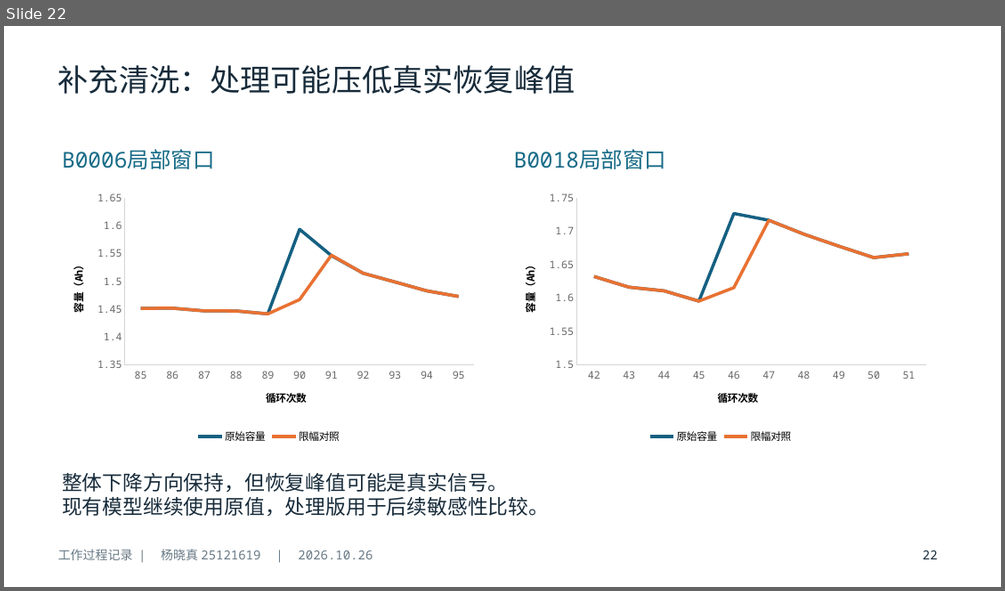
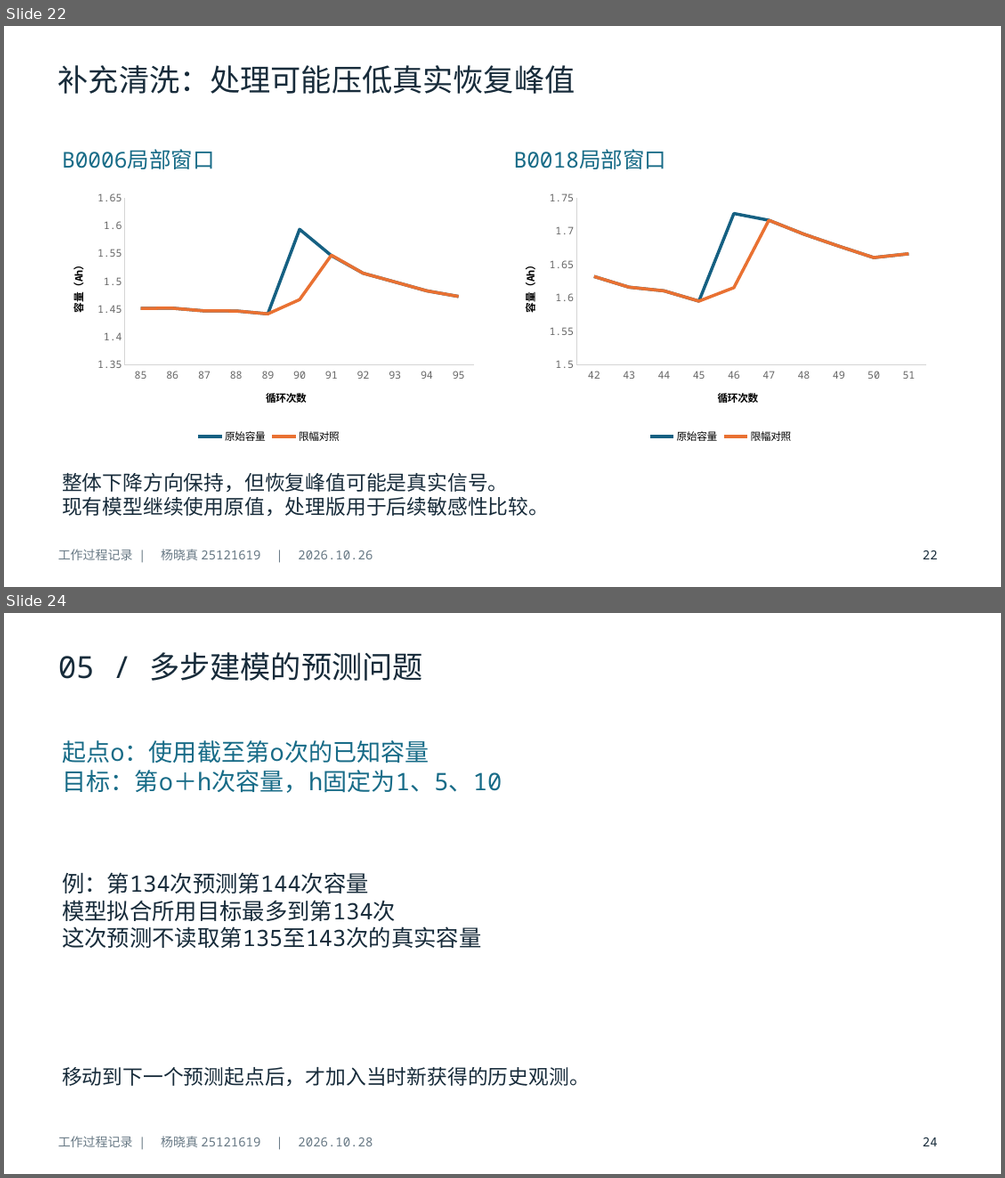
Before and after one commit to yxz666-Y/python-midterm-pre, a slide deck: deliverables/题目三_工作过程.pptx. Shown one above the other, each under a label of ours: slide 22 before the commit, slides 22 and 24 after it; the slides between them are not shown. The pictures are 1005x591 and 1005x1178 pixels, drawn with LibreOffice and Linux fonts; fonts in the diff are those of the drawing. Boxes give left, top, right and bottom in pixels: in the first picture for what was removed or moved away, otherwise in the second. Text is boxed around its words. In the diff, an @@ line names an element or a change of style, - is before the commit and + after.

Commit message:
docs: 过程PPT补充组员评估与多步建模至27页

```diff
--- a/deliverables/题目三_工作过程.pptx
+++ b/deliverables/题目三_工作过程.pptx
@@ slide 24 added at [4,613,1001,1174], background #FFFFFF @@
@@ text added at [58,652,422,681], 29.2 pt, text #172B3A @@
+05 / 多步建模的预测问题
@@ text added at [62,740,502,793], 23.2 pt, text #176B87 @@
+起点o：使用截至第o次的已知容量
+目标：第o＋h次容量，h固定为1、5、10
@@ text added at [62,872,481,948], 21.8 pt, text #172B3A @@
+例：第134次预测第144次容量
+模型拟合所用目标最多到第134次
+这次预测不读取第135至143次的真实容量
@@ text added at [62,1067,590,1086], 19.5 pt, text #172B3A @@
+移动到下一个预测起点后，才加入当时新获得的历史观测。
@@ text added at [58,1135,372,1147], 12 pt, text #687985 @@
+工作过程记录 | 杨晓真 25121619 | 2026.10.28
@@ text added at [922,1137,938,1146], 12 pt, text #172B3A @@
+24
```
Also in this commit, not shown: 4 slides changed, 4 other slides added, 3 other files.
